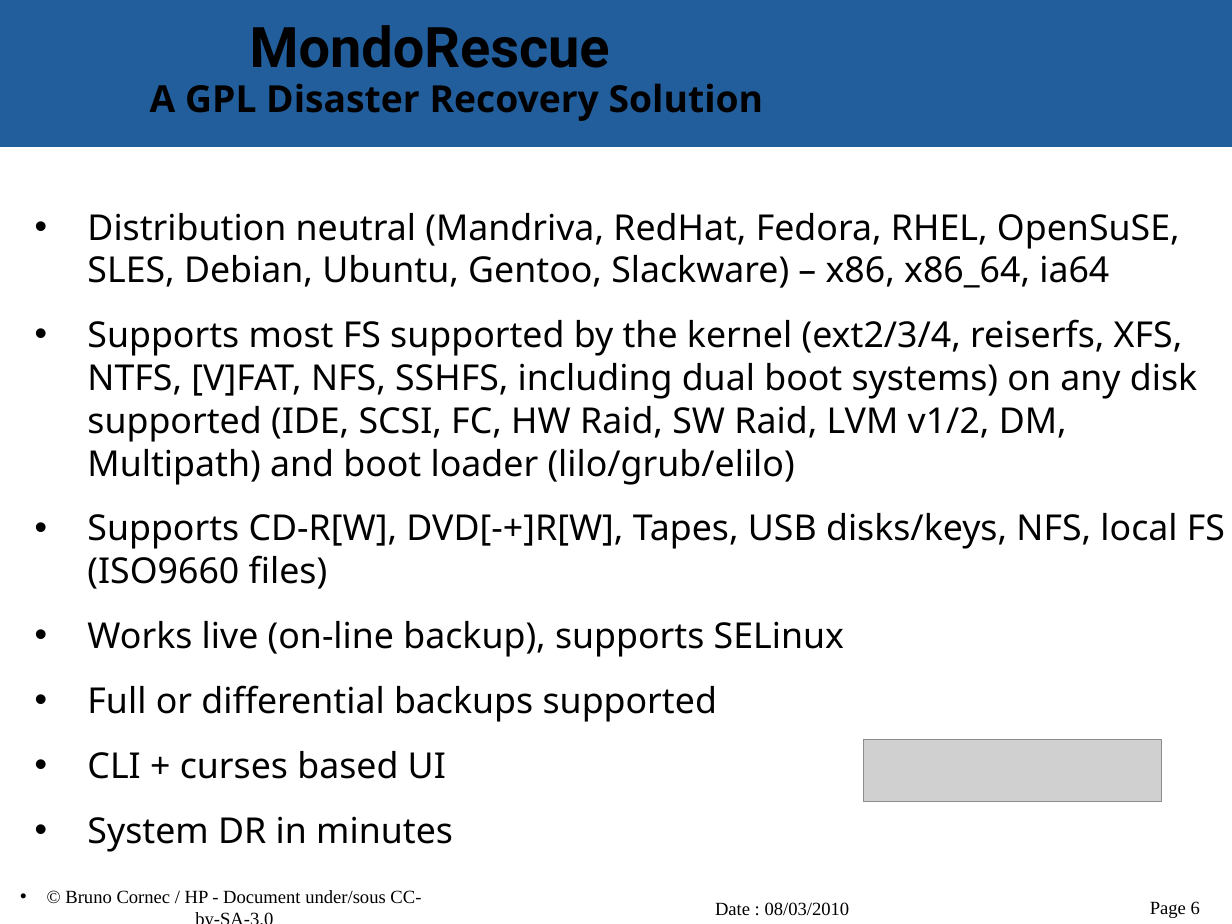
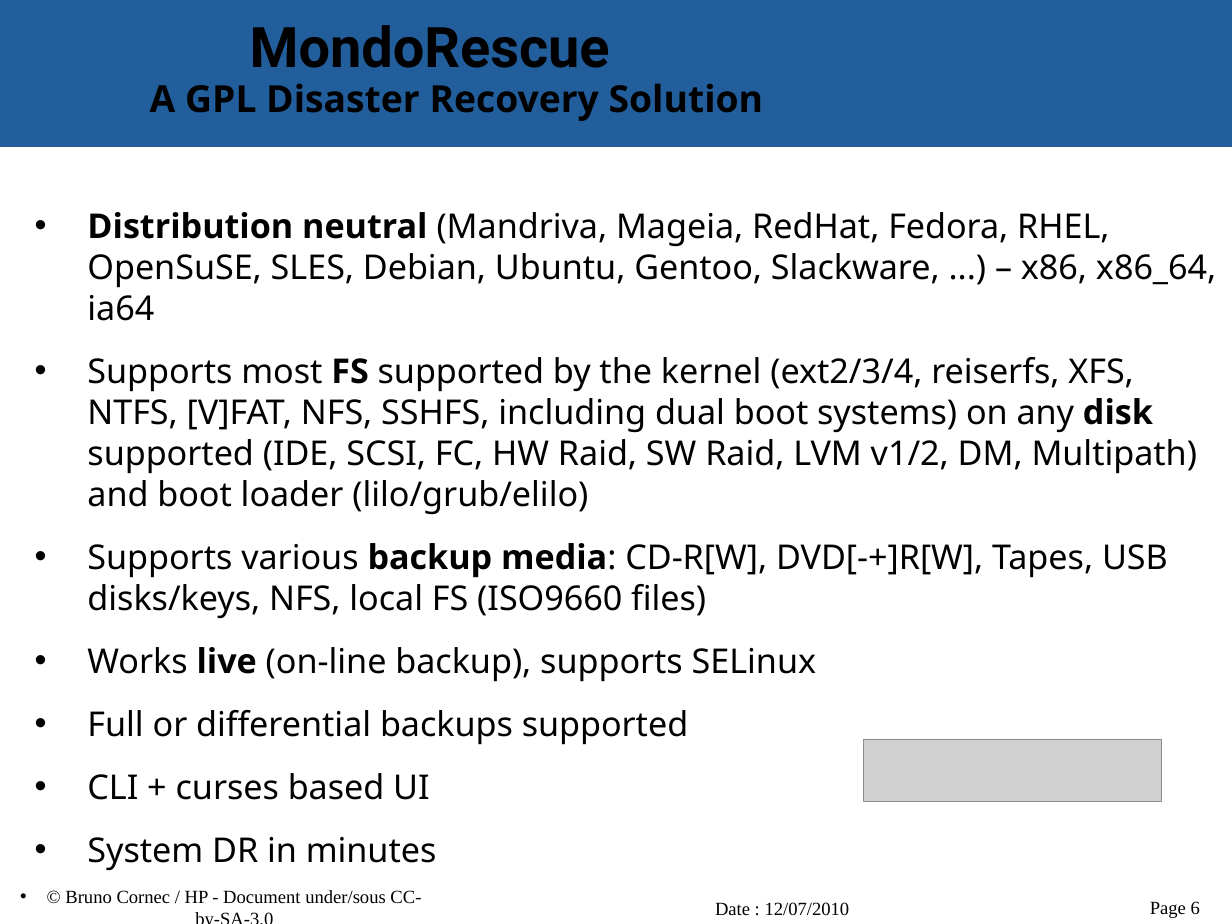
Before and after one commit to vir/mondo-rescue, a slide deck: slide 6 of mondo-doc/mondo-presentation.odp. Drawn at 1232x924 pixels with LibreOffice and Linux fonts; fonts in the diff are those of the drawing; grey boxes stand for pictures; background and template pictures are left out. Boxes give left, top, right and bottom in pixels: in the first picture for what was removed or moved away, otherwise in the second. Text is boxed around its words. In the diff, an @@ line names an element or a change of style, - is before the commit and + after.

```diff
--- a/mondo-doc/mondo-presentation.odp
+++ b/mondo-doc/mondo-presentation.odp
@@ text at (87,212,1216,321): text changed; size 23 to 22 pt @@
-• Distribution neutral (Mandriva, RedHat, Fedora, RHEL, OpenSuSE, SLES, Debian, Ubuntu, Gentoo, Slackware) – x86, x86_64, ia64
+• Distribution neutral (Mandriva, Mageia, RedHat, Fedora, RHEL, OpenSuSE, SLES, Debian, Ubuntu, Gentoo, Slackware, ...) – x86, x86_64, ia64
@@ text at (87,357,1198,871): size 23 to 22 pt in "Supports most FS supported by the kernel ...", "Works live (on-line backup), supports SELinux", "Full or differential backups supported", "CLI + curses based UI" and 1 more places; bold on in "FS disk", "live" @@
@@ text at (87,543,1168,618): text changed; size 23 to 22 pt @@
-• Supports CD-R[W], DVD[-+]R[W], Tapes, USB disks/keys, NFS, local FS (ISO9660 files)
+• Supports various backup media: CD-R[W], DVD[-+]R[W], Tapes, USB disks/keys, NFS, local FS (ISO9660 files)
@@ text at (715,902,850,916): text changed @@
-Date : 08/03/2010
+Date : 12/07/2010
```
Also in this commit, not shown: 24 other slides changed.
